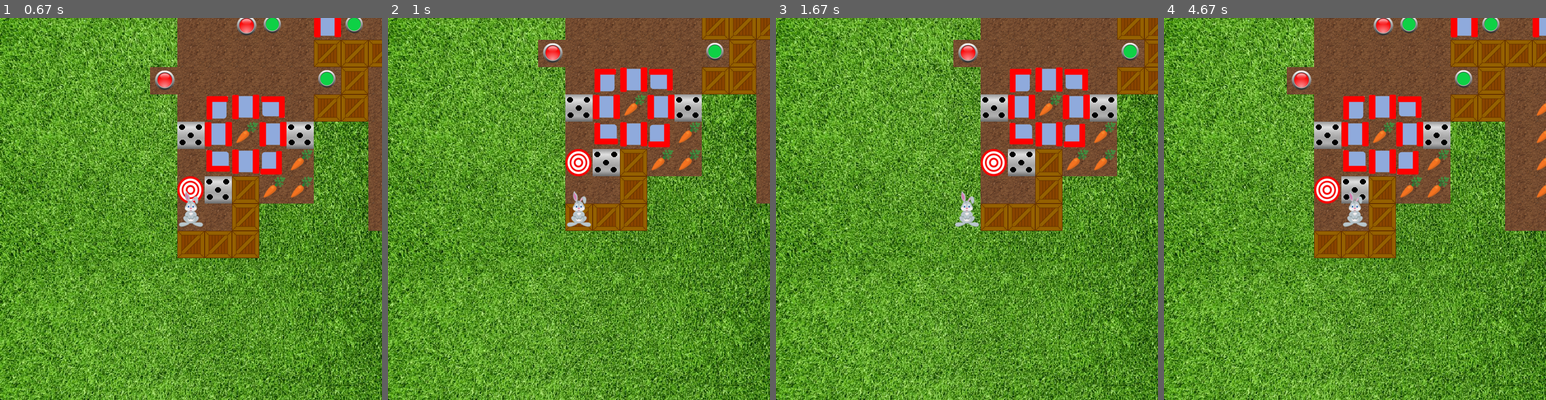
Above: before the commit, frames 1-4 (left to right).
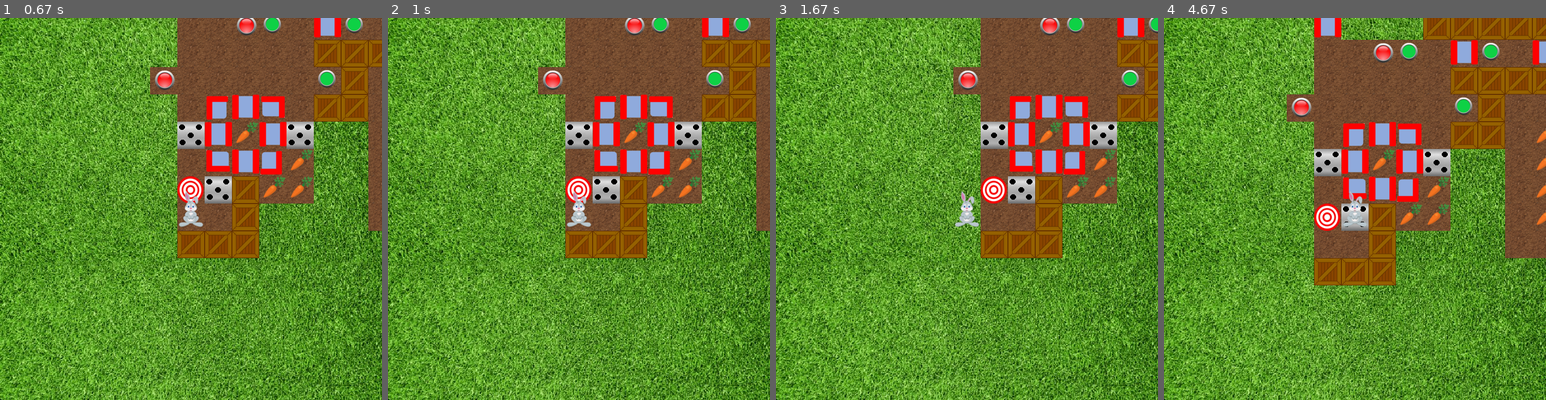
Above: after the commit, the same moments.

Repository: LebedenkoAlena/PyGame
Game: pygame game, started from 1.py
Two runs of this game, one before a commit and one after it. Both use one fixed random seed, a clock stepped at 60 frames per second and the inputs below.
Inputs:
- Up to frame 1 (0.67 s): hold Left from 0.33 s (still down)
- Up to frame 2 (1 s): release Left at 0.87 s; hold Down from 0.9 s (still down)
- Up to frame 3 (1.67 s): release Down at 1.2 s; hold Left 1.23-1.63 s
- Up to frame 4 (4.67 s): hold Up 1.67-2.03 s; hold Right 2.07-2.7 s; hold Down 2.73-3.1 s; hold Left 3.13-3.6 s; hold Right 3.63-4.1 s; hold Up 4.13-4.43 s; hold Right from 4.47 s (still down)

Frame 1 is identical in both runs. In frame 2, 16% of the frame differs, in the area x 39-100%, y 0-63%; in frame 3, 15%; in frame 4, 21%, in the area x 32-100%, y 0-70%.

Commit message:
Отсутствие возможности ходить по коробкам

Diff:
--- a/1.py
+++ b/1.py
@@ -208,24 +208,52 @@
         clock.tick(FPS)
 
 
+def get_coords(level):
+    for y in range(len(level)):
+        for x in range(len(level[y])):
+            if level[y][x] == '@':
+                return int(x), int(y)
+
+
+def moving(direction, level, x, y):
+    logic = True
+    if direction == 'right' and level[y][x + 1] == '#' \
+            or direction == 'left' and level[y][x - 1] == '#' \
+            or direction == 'down' and level[y + 1][x] == '#' \
+            or direction == 'up' and level[y - 1][x] == '#':
+        logic = False
+    return logic
+
+
+level = load_level('leval_23.txt')
 player, level_x, level_y = generate_level(load_level('leval_23.txt'))
 camera = Camera()
 start_screen()
 
 running = True
+x, y = get_coords(level)
 while running:
     for event in pygame.event.get():
         if event.type == pygame.QUIT:
             running = False
         if event.type == pygame.KEYDOWN:
             if event.key == pygame.K_LEFT:
-                player.rect.x -= STEP
+                if moving('left', level, x, y):
+                    player.rect.x -= STEP
+                    x -= 1
             if event.key == pygame.K_RIGHT:
-                player.rect.x += STEP
+                if moving('right', level, x, y):
+                    player.rect.x += STEP
+                    x += 1
             if event.key == pygame.K_UP:
-                player.rect.y -= STEP
+                if moving('up', level, x, y):
+                    player.rect.y -= STEP
+                    y -= 1
+
             if event.key == pygame.K_DOWN:
-                player.rect.y += STEP
+                if moving('down', level, x, y):
+                    player.rect.y += STEP
+                    y += 1
 
     camera.update(player)
     for sprite in all_sprites:
